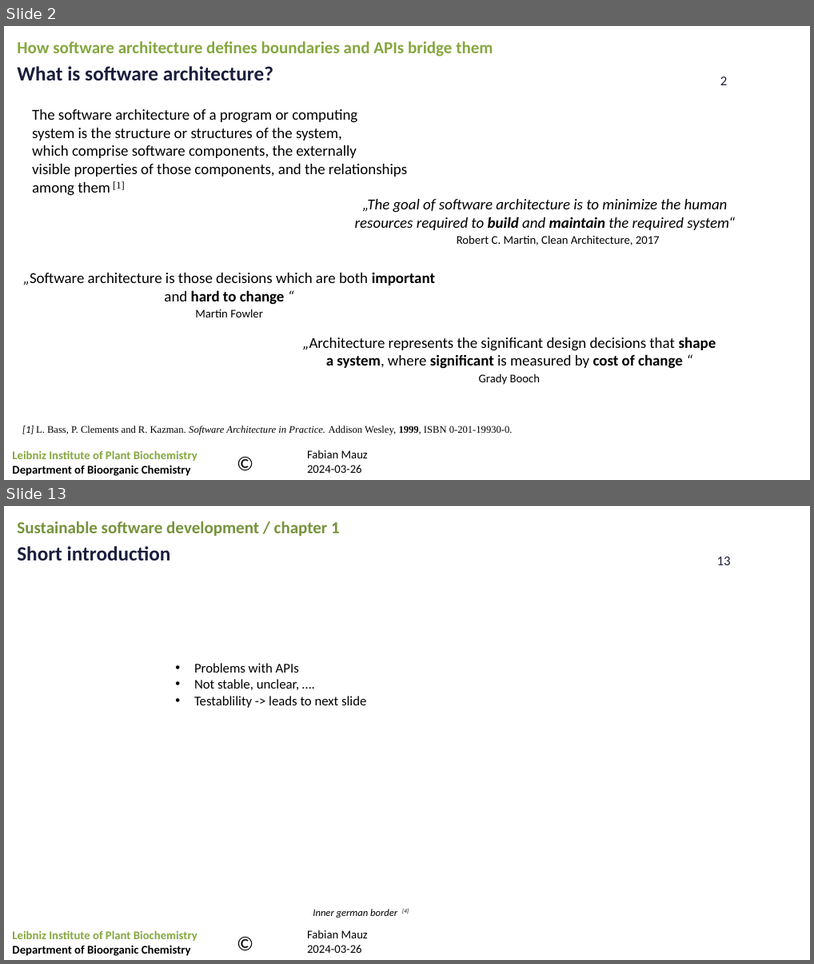
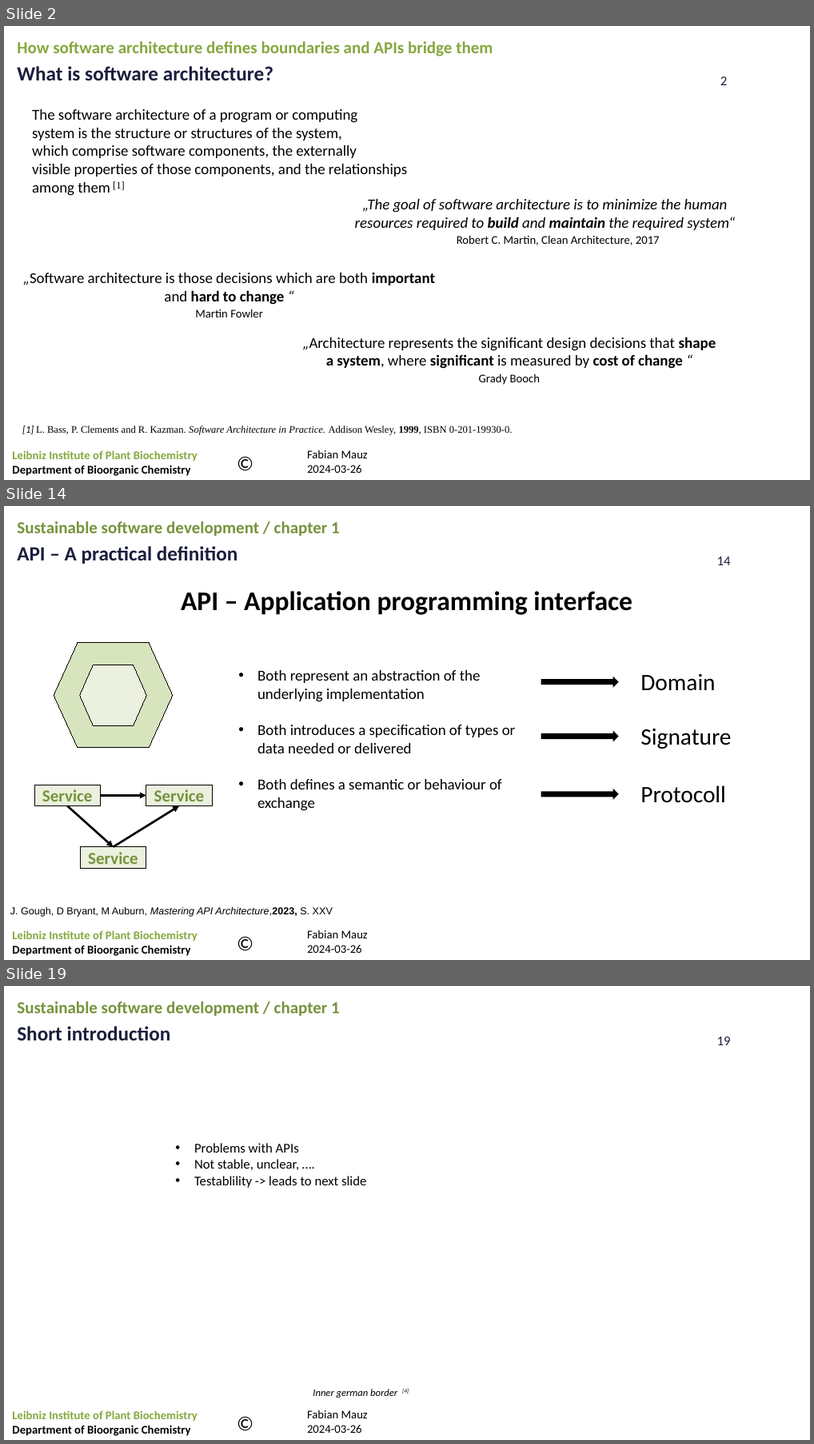
Before and after one commit to FabianMauz/talks_and_lessons, a slide deck: 20241021_api_and_architecture/20241021_api_and_softwarearchitecture.pptx. Shown one above the other, each under a label of ours: slides 2 and 13 before the commit, slides 2, 14 and 19 after it; the slides between them are not shown. The pictures are 814x964 and 814x1444 pixels, drawn with LibreOffice and Linux fonts; fonts in the diff are those of the drawing; background and template pictures are left out. Boxes give left, top, right and bottom in pixels: in the first picture for what was removed or moved away, otherwise in the second. Text is boxed around its words. In the diff, an @@ line names an element or a change of style, - is before the commit and + after.

```diff
--- a/20241021_api_and_architecture/20241021_api_and_softwarearchitecture.pptx
+++ b/20241021_api_and_architecture/20241021_api_and_softwarearchitecture.pptx
@@ slide 14 added at [4,506,810,960], background picture (left out); not listed: 4 template elements that a slide beside it also shows @@
@@ text added at [17,521,340,536], 20 pt, text #77933C, bold @@
+Sustainable software development / chapter 1
@@ text added at [17,546,238,564], 24 pt, text #1B1E3D, bold @@
+API – A practical definition
@@ text added at [181,591,633,615], 32 pt, text #000000, bold @@
+API – Application programming interface
@@ flow chart preparation added at [54,643,173,748], fill #D7E4BD, outline #000000 0.75 pt @@
@@ flow chart preparation added at [80,664,146,725], fill #EBF1DE, outline #000000 0.75 pt @@
@@ text added at [258,670,516,811], 18 pt, text #000000 @@
+• Both represent an abstraction of the underlying implementation
+• Both introduces a specification of types or data needed or delivered
+• Both defines a semantic or behaviour of exchange
@@ right arrow added at [541,676,618,688], fill #000000 @@
@@ text added at [641,674,715,691], 28 pt, text #000000 @@
+Domain
@@ right arrow added at [541,731,618,742], fill #000000 @@
@@ text added at [641,728,731,748], 28 pt, text #000000 @@
+Signature
@@ right arrow added at [541,788,618,800], fill #000000 @@
@@ text added at [641,785,726,803], 28 pt, text #000000 @@
+Protocoll
@@ group added at [34,785,212,868]: 3 rectangles, 3 arrows @@
+Service
+Service
+Service
@@ text added at [10,907,333,916], 12 pt, text #000000 @@
+J. Gough, D Bryant, M Auburn, Mastering API Architecture,2023, S. XXV
@@ what was slide 13 is now slide 19 @@
@@ page number at [718,1036,731,1045]: text changed @@
-13
+19
```
Also in this commit, not shown: 8 slides changed, 8 other slides added, 3 slides removed.
